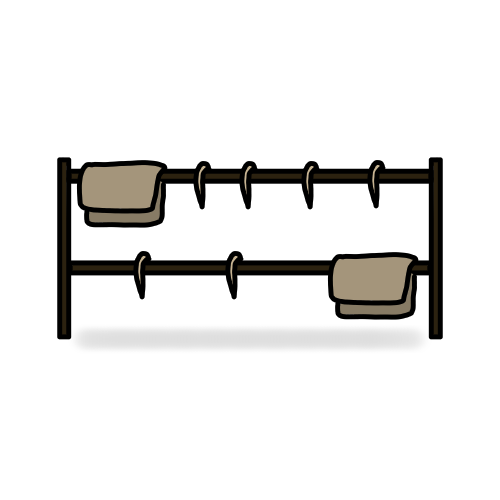
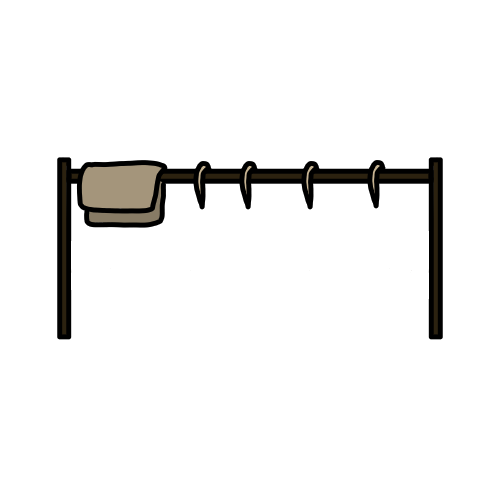
The second 500×500 image is a revision of the first. Changes to its layers:
painted on "Warstwa malowania 2" over bbox(71, 231, 429, 353)
